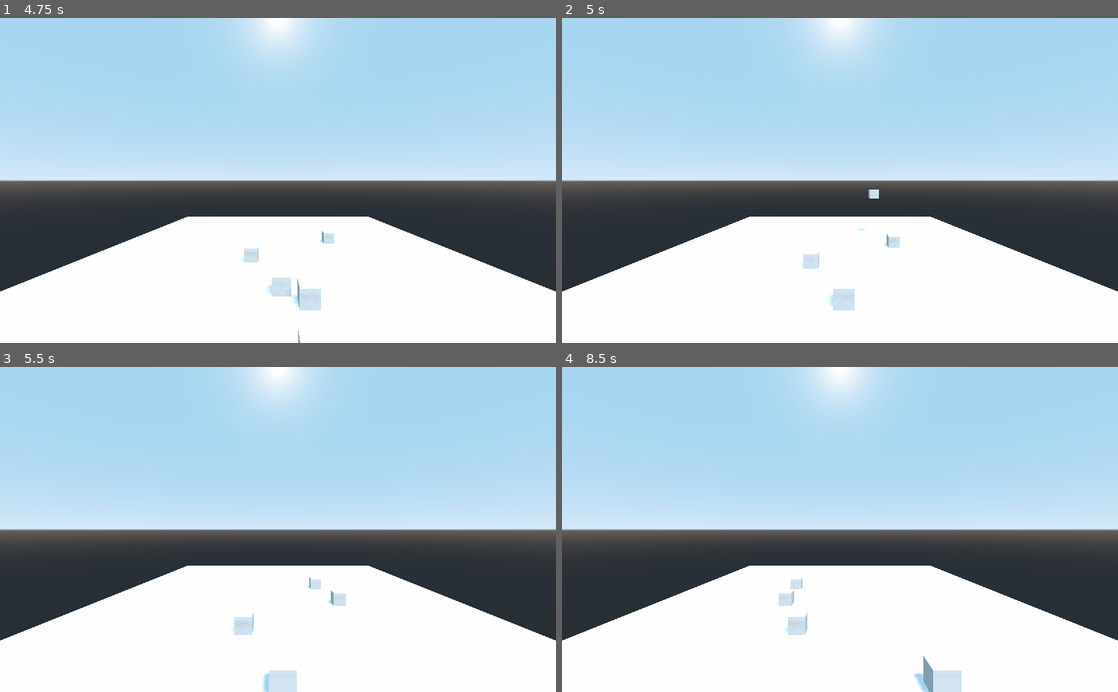
Above: before the commit, frames 1-4 (two rows, left to right).
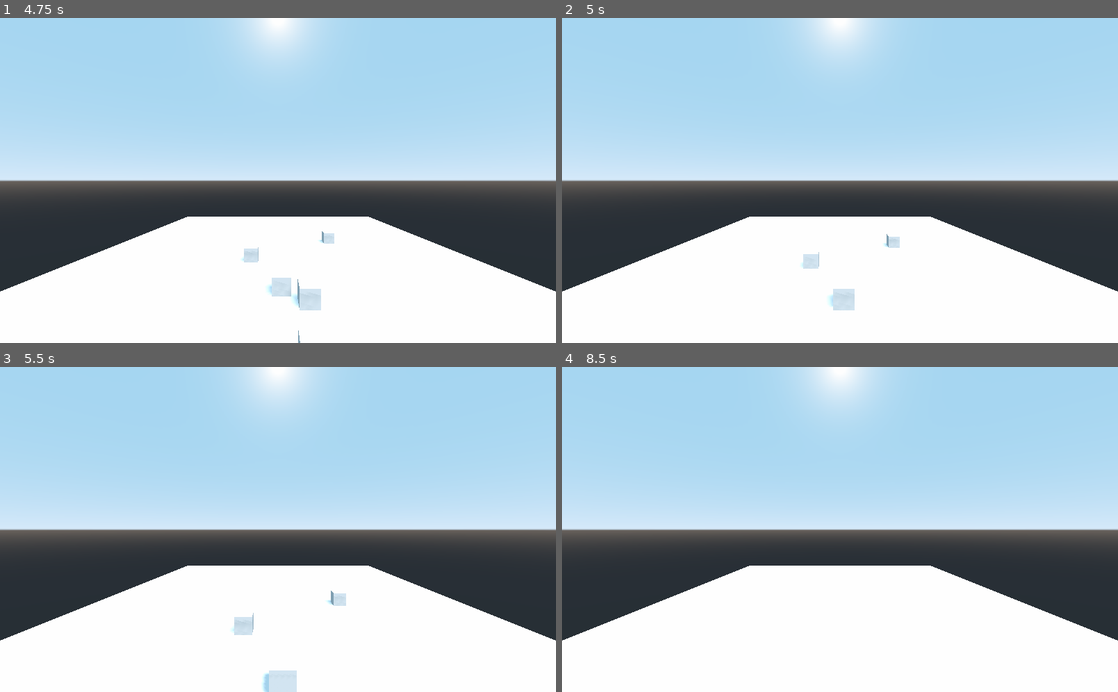
Above: after the commit, the same moments.

Repository: AgustinRamiroDiaz/El-Juegazo
Game: Godot game, scene res://Main.tscn
Same seed, same stepped clock (60 frames per second), same inputs: the game is played once before the commit and once after it.
Inputs:
- Up to frame 1 (4.75 s): tap Enter at 0.5 s; hold D (move_right) 0.53-1.28 s; hold Left (move_left) 1.28-2.03 s; hold D (move_right) 2.03-3.53 s; hold Left (move_left) from 3.53 s (still down)
- Up to frame 2 (5 s): keep holding Left (move_left)
- Up to frame 3 (5.5 s): keep holding Left (move_left)
- Up to frame 4 (8.5 s): release Left (move_left) at 5.78 s; hold D (move_right) 5.78-8.03 s; hold Left (move_left) from 8.03 s (still down)

Frame 1 is identical in both runs. In frame 2, less than 0.1% of the frame differs, in the area x 53-57%, y 52-66%; in frame 3, less than 0.1%; in frame 4, 0.9%, in the area x 38-72%, y 64-100%.

Commit message:
Finish game when losing

Diff:
--- a/Main.tscn
+++ b/Main.tscn
@@ -39,4 +39,5 @@
 [node name="ObtacleTimer" type="Timer" parent="."]
 autostart = true
 
+[connection signal="hit" from="Player" to="." method="_on_Player_hit"]
 [connection signal="timeout" from="ObtacleTimer" to="." method="_on_ObtacleTimer_timeout"]
--- a/ObstacleSpawn.gd
+++ b/ObstacleSpawn.gd
@@ -20,3 +20,7 @@
 
 	add_child(obstacle)
 	obstacle.initialize(Vector3(rand_range(-half_width, half_width), 10, -spawn_distance))
+
+
+func _on_Player_hit():
+	 $ObtacleTimer.stop()
